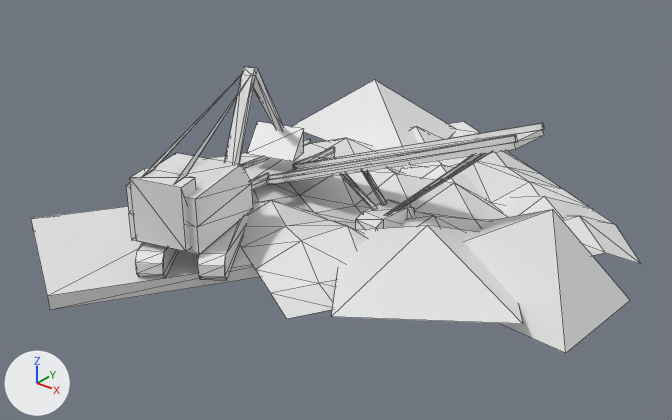
What one commit did to the glTF model client/scripts/modules/game/scene/assets/models/buildings/sandMine.glb.
One viewpoint serves both versions: a 50 mm camera at (0.951, -0.378, 0.573) aimed at (0.306, 0.429, 0.073). The lights are fixed; the arrows at lower left show +X, +Y and +Z. Mesh edges are drawn as thin lines. Vertices at the same position are counted once.

Script lines for the objects in view, before the commit:
```python
me_circle_020 = bpy.data.meshes.new('Circle.020')
me_circle_020.from_pydata(...)  # 312 vertices, 406 faces; spans x 0.0..0.649, y 0.1..0.853, z 0.02..0.231
ob_factorybotto_004 = bpy.data.objects.new('FactoryBotto.004', me_circle_020)
ob_factorybotto_004.location = (0.0, 0.0, 0.0)
```
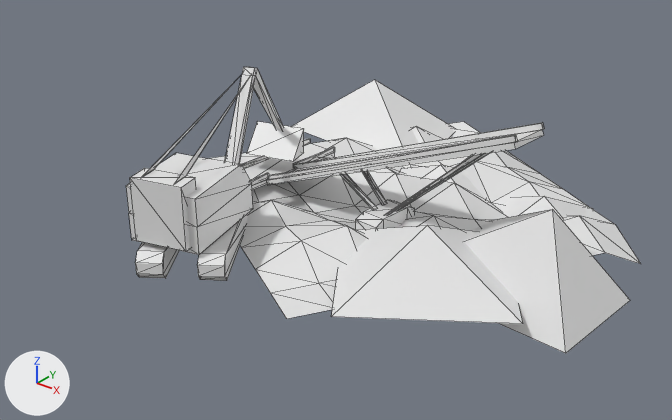
The newer file is also turned or shifted as a whole; pictures and numbers use the older file's frame.

Changed parts and their boxes [x1, y1, x2, y2] in the pictures (672 x 420 px):
'FactoryBotto.004', reshaped (16% narrower): before [31, 67, 641, 353]; after [126, 67, 641, 353]
part 1 of me_circle_020, deleted: before [31, 206, 260, 310]

The edits, one by one:
me_circle_020 has 312 vertices, 406 faces and spans x 0.0..0.649, y 0.1..0.853, z 0.02..0.231.
me_circle_020 is used by ob_factorybotto_004; location (0.0, 0.0, 0.0).
me_circle_020 part 1: the loose piece of 8 vertices spanning x 0.0..0.315, y 0.1..0.446, z 0.027..0.055 is deleted.
